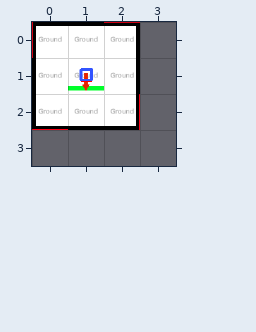
Tiled map -- CassiopeeUnity/Assets/Worlds/Cassiopee/Data/Level3Room1.tmx. Above is the file before it was changed.
Cells are 50x50 px. Shown: x 0..3, y 0..3. The old version is drawn lined up with the new one.
After the commit:
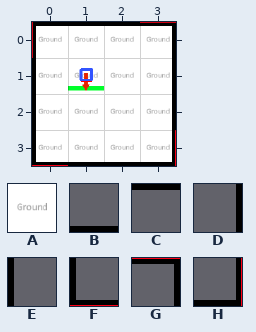
Key: from "Master": A 3 "/Base/Ground", B 4 "/Base/Wall", C 4 turned 180 "/Base/Wall", D 4 turned 270 "/Base/Wall", E 4 turned 90 "/Base/Wall", F 5 "/Base/Corner", G 5 turned 180 "/Base/Corner", H 5 turned 270 "/Base/Corner".
_ is an empty cell.
Difference:
{"change": "map size 3x3 -> 4x4 cells"}
{"where": "layer \"Floor 0/Ground\""}
{"y":0,"x":3,"old":"_","new":"A"}
{"y":1,"x":3,"old":"_","new":"A"}
{"y":2,"x":3,"old":"_","new":"A"}
{"y":3,"x":0,"old":"____","new":"AAAA"}
{"where": "layer \"Floor 0/Walls\""}
{"y":0,"x":2,"old":"G_","new":"CG"}
{"y":1,"x":2,"old":"D_","new":"_D"}
{"y":2,"x":0,"old":"FBH_","new":"E__D"}
{"y":3,"x":0,"old":"____","new":"FBBH"}
{"label":"changed","picture_box":[32,22,176,166]}
